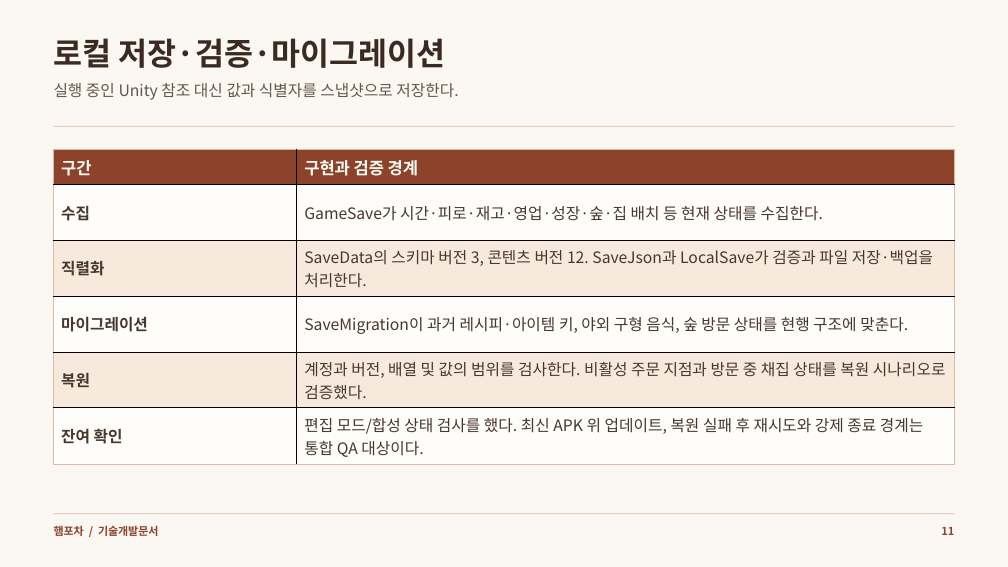
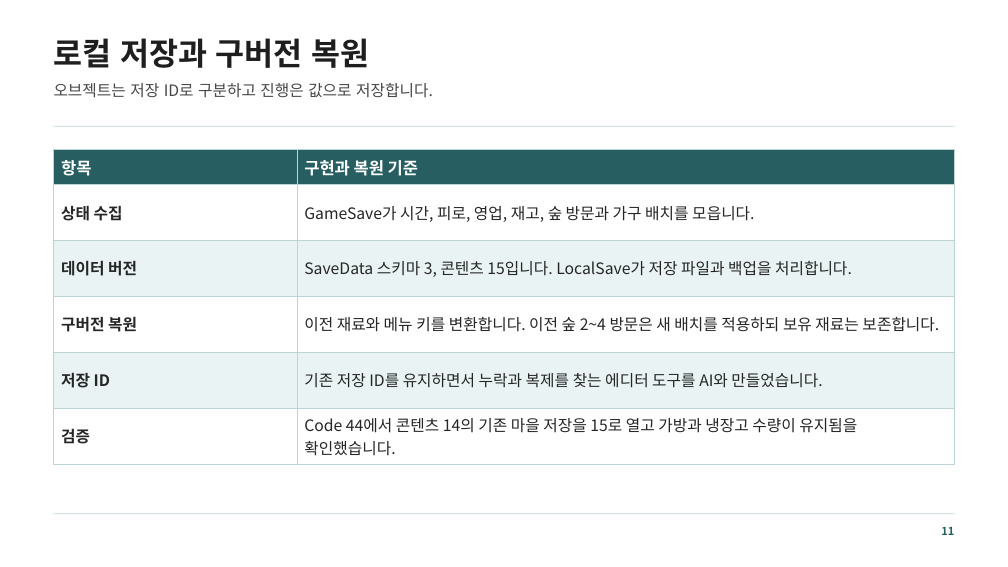
Before and after one commit to mjoon31/mjoon31, a slide deck: slide 11 of docs/assets/resources/ham-pocha/technical-development.pptx. Drawn at 1008x567 pixels with LibreOffice and Linux fonts; fonts in the diff are those of the drawing. Boxes give left, top, right and bottom in pixels: in the first picture for what was removed or moved away, otherwise in the second. Text is boxed around its words. In the diff, an @@ line names an element or a change of style, - is before the commit and + after.

```diff
--- a/docs/assets/resources/ham-pocha/technical-development.pptx
+++ b/docs/assets/resources/ham-pocha/technical-development.pptx
@@ background #FBF8F3 to #FFFFFF @@
@@ text at [54, 38, 370, 68]: text changed; text colour #3B2A22 to #1E1E1E @@
-로컬 저장·검증·마이그레이션
+로컬 저장과 구버전 복원
@@ text at [54, 83, 433, 98]: text changed; text colour #67574B to #484848 @@
-실행 중인 Unity 참조 대신 값과 식별자를 스냅샷으로 저장한다.
+오브젝트는 저장 ID로 구분하고 진행은 값으로 저장합니다.
@@ rectangle at [54, 126, 955, 127]: fill #D8BCA7 to #BCD4D5 @@
@@ table at [54, 150, 955, 464] @@
-row 1, column 1: 구간
+row 1, column 1: 항목
-row 1, column 2: 구현과 검증 경계
+row 1, column 2: 구현과 복원 기준
-row 2, column 1: 수집
+row 2, column 1: 상태 수집
-row 2, column 2: GameSave가 시간·피로·재고·영업·성장·숲·집 배치 등 현재 상태를 수집한다.
+row 2, column 2: GameSave가 시간, 피로, 영업, 재고, 숲 방문과 가구 배치를 모읍니다.
-row 3, column 1: 직렬화
+row 3, column 1: 데이터 버전
-row 3, column 2: SaveData의 스키마 버전 3, 콘텐츠 버전 12. SaveJson과 LocalSave가 검증과 파일 저장·백업을 처리한다.
+row 3, column 2: SaveData 스키마 3, 콘텐츠 15입니다. LocalSave가 저장 파일과 백업을 처리합니다.
-row 4, column 1: 마이그레이션
+row 4, column 1: 구버전 복원
-row 4, column 2: SaveMigration이 과거 레시피·아이템 키, 야외 구형 음식, 숲 방문 상태를 현행 구조에 맞춘다.
+row 4, column 2: 이전 재료와 메뉴 키를 변환합니다. 이전 숲 2~4 방문은 새 배치를 적용하되 보유 재료는 보존합니다.
-row 5, column 1: 복원
+row 5, column 1: 저장 ID
-row 5, column 2: 계정과 버전, 배열 및 값의 범위를 검사한다. 비활성 주문 지점과 방문 중 채집 상태를 복원 시나리오로 검증했다.
+row 5, column 2: 기존 저장 ID를 유지하면서 누락과 복제를 찾는 에디터 도구를 AI와 만들었습니다.
-row 6, column 1: 잔여 확인
+row 6, column 1: 검증
-row 6, column 2: 편집 모드/합성 상태 검사를 했다. 최신 APK 위 업데이트, 복원 실패 후 재시도와 강제 종료 경계는 통합 QA 대상이다.
+row 6, column 2: Code 44에서 콘텐츠 14의 기존 마을 저장을 15로 열고 가방과 냉장고 수량이 유지됨을 / 확인했습니다.
@@ fill #8C4329 to #265E62 in row 1 @@
@@ fill #FFFDF9 to #FFFFFF in 6 cells @@
@@ fill #F7EADD to #E9F3F3 in 4 cells @@
@@ borders changed @@
@@ rectangle at [54, 513, 955, 514]: fill #D8BCA7 to #BCD4D5 @@
@@ text removed at [54, 525, 158, 536] @@
-햄포차 / 기술개발문서
@@ text "11" at [941, 527, 954, 535]: text colour #8C4329 to #265E62 @@
```
Also in this commit, not shown: 15 other slides changed, 9 other files.
